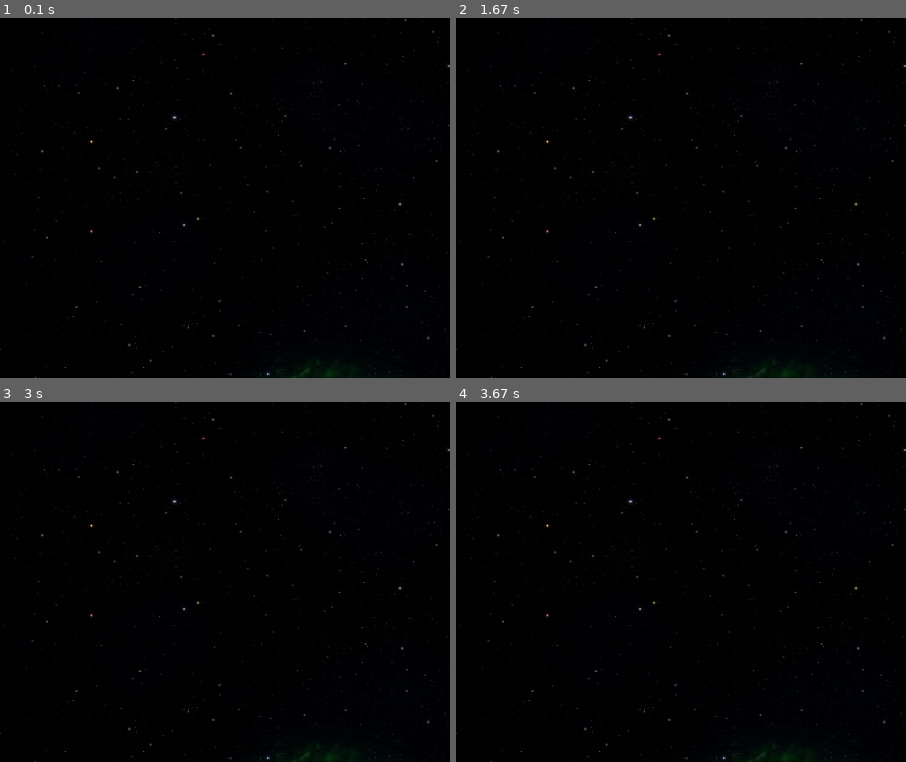
Above: before the commit, frames 1-4 (two rows, left to right).
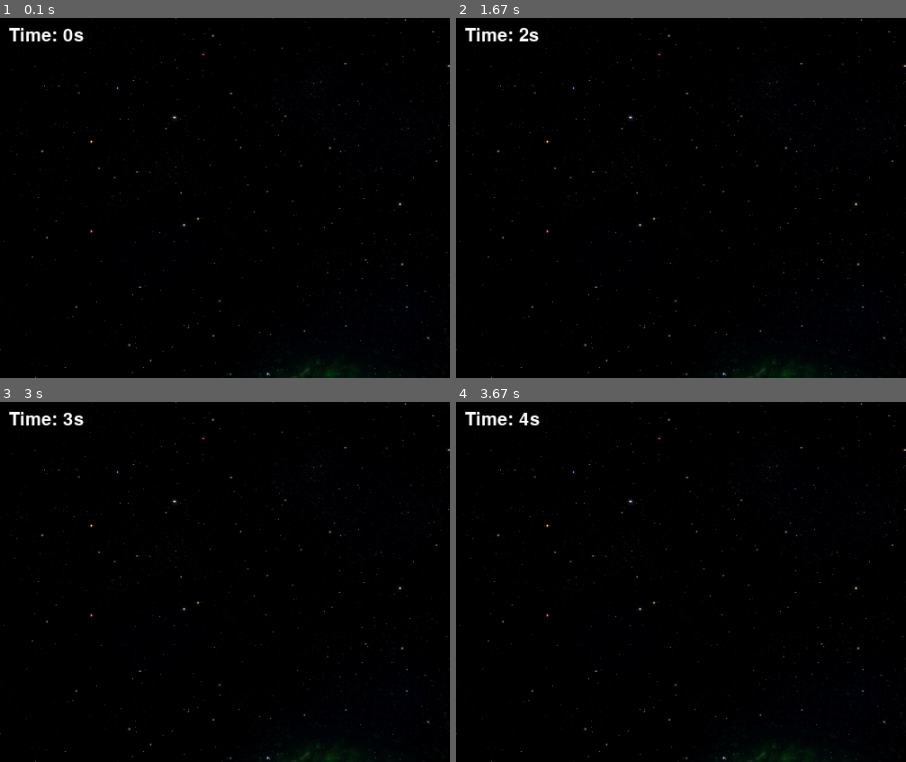
Above: after the commit, the same moments.

Repository: AmirmasoudCS/Pygame-Course
Game: pygame game, started from project_01/main.py
Two runs of this game, one before a commit and one after it. Both use one fixed random seed, a clock stepped at 60 frames per second and the inputs below.
Inputs:
- Up to frame 1 (0.1 s): no input
- Up to frame 2 (1.67 s): hold Right 0.33-0.8 s; hold Right 0.83-1.3 s; hold Left from 1.33 s (still down)
- Up to frame 3 (3 s): release Left at 1.87 s; hold Left 1.9-2.3 s; hold Right 2.33-2.97 s
- Up to frame 4 (3.67 s): hold Left 3-3.47 s; hold Right from 3.5 s (still down)
The pictures show only the part of the screen within x 0-50%, y 0-50%; the shares and areas given below are measured in that part.

The runs differ from the first frame. In frame 1, 0.4% of the frame differs, in the area x 2-19%, y 2-7%; in frame 2, 0.4%; in frame 3, 0.4%; in frame 4, 0.4%.

Commit message:
Rendering the time to the screen

Diff:
--- a/project_01/main.py
+++ b/project_01/main.py
@@ -22,6 +22,8 @@
     WIN.blit(BG, (0, 0))
 
     time_text = FONT.render(f"Time: {round(elapsed_time)}s", 1, "white")
+
+    WIN.blit(time_text, (10,10))
 
     pygame.draw.rect(WIN, "purple", player)
 
